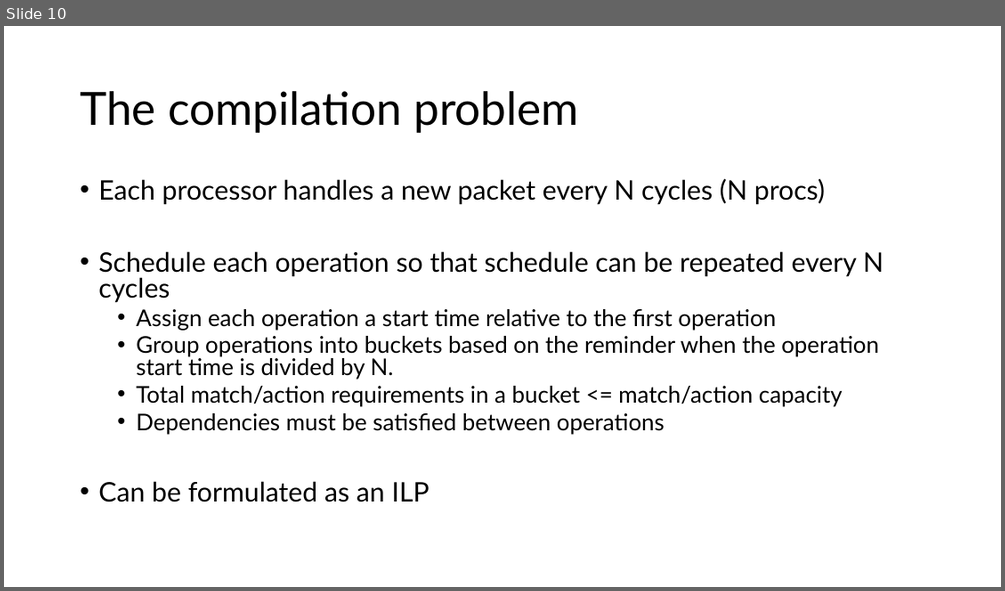
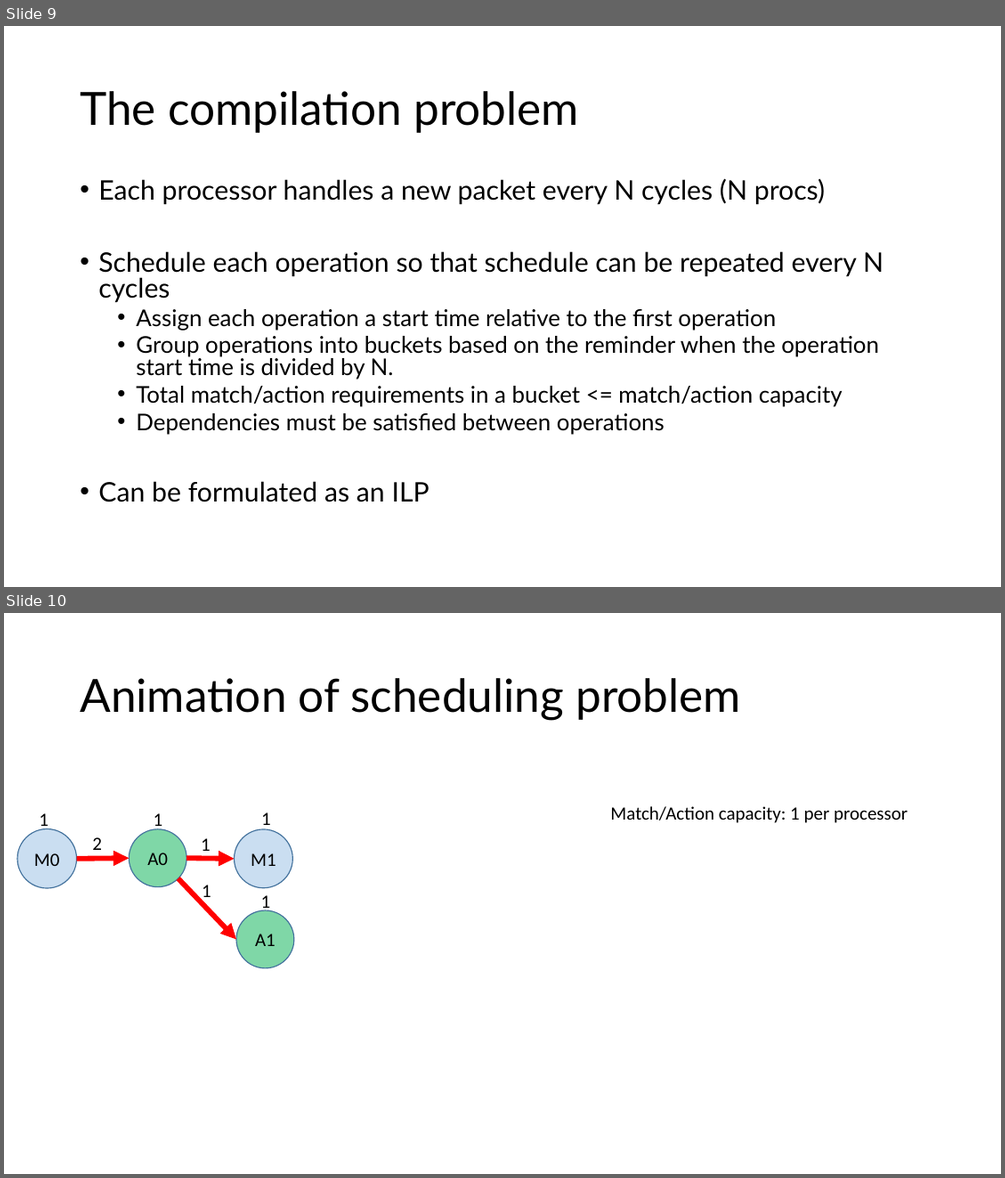
Before and after one commit to anirudhSK/drmt_talk, a slide deck: drmt.pptx. Shown one above the other, each under a label of ours: slide 10 before the commit, slides 9 and 10 after it. The pictures are 1005x591 and 1005x1178 pixels, drawn with LibreOffice and Linux fonts; fonts in the diff are those of the drawing. Boxes give left, top, right and bottom in pixels: in the first picture for what was removed or moved away, otherwise in the second. Text is boxed around its words. In the diff, an @@ line names an element or a change of style, - is before the commit and + after.

```diff
--- a/drmt.pptx
+++ b/drmt.pptx
@@ slide 10 added at (x1=4, y1=613, x2=1001, y2=1174), background #FFFFFF @@
@@ title added at (x1=80, y1=678, x2=741, y2=720), 44 pt, text #000000 @@
+Animation of scheduling problem
@@ text added at (x1=39, y1=813, x2=48, y2=831), 18 pt, text #000000 @@
+1
@@ text added at (x1=154, y1=813, x2=163, y2=831), 18 pt, text #000000 @@
+1
@@ text added at (x1=261, y1=812, x2=271, y2=831), 18 pt, text #000000 @@
+1
@@ text added at (x1=610, y1=806, x2=907, y2=823), 18 pt, text #000000 @@
+Match/Action capacity: 1 per processor
@@ ellipse added at (x1=17, y1=829, x2=77, y2=888), fill #5B9BD5 at 32% opacity, outline #43739E 1 pt, 18 pt, text #000000 @@
+M0
@@ text added at (x1=92, y1=837, x2=102, y2=856), 18 pt, text #000000 @@
+2
@@ ellipse added at (x1=129, y1=829, x2=186, y2=887), fill #00B050 at 50% opacity, outline #43739E 1 pt, 18 pt, text #000000 @@
+A0
@@ text added at (x1=201, y1=838, x2=210, y2=857), 18 pt, text #000000 @@
+1
@@ ellipse added at (x1=235, y1=829, x2=292, y2=887), fill #5B9BD5 at 32% opacity, outline #43739E 1 pt, 18 pt, text #000000 @@
+M1
@@ arrow added from (77, 859) to (129, 859), #FF0000 5 pt @@
@@ arrow added from (178, 878) to (236, 939), #FF0000 5 pt @@
@@ arrow added from (186, 859) to (235, 859), #FF0000 5 pt @@
@@ text added at (x1=202, y1=884, x2=211, y2=903), 18 pt, text #000000 @@
+1
@@ text added at (x1=261, y1=895, x2=271, y2=914), 18 pt, text #000000 @@
+1
@@ ellipse added at (x1=236, y1=910, x2=294, y2=968), fill #00B050 at 50% opacity, outline #43739E 1 pt, 18 pt, text #000000 @@
+A1
@@ what was slide 10 is now slide 9 @@
```
Also in this commit, not shown: 3 slides changed, 12 other slides added, 4 slides removed.
